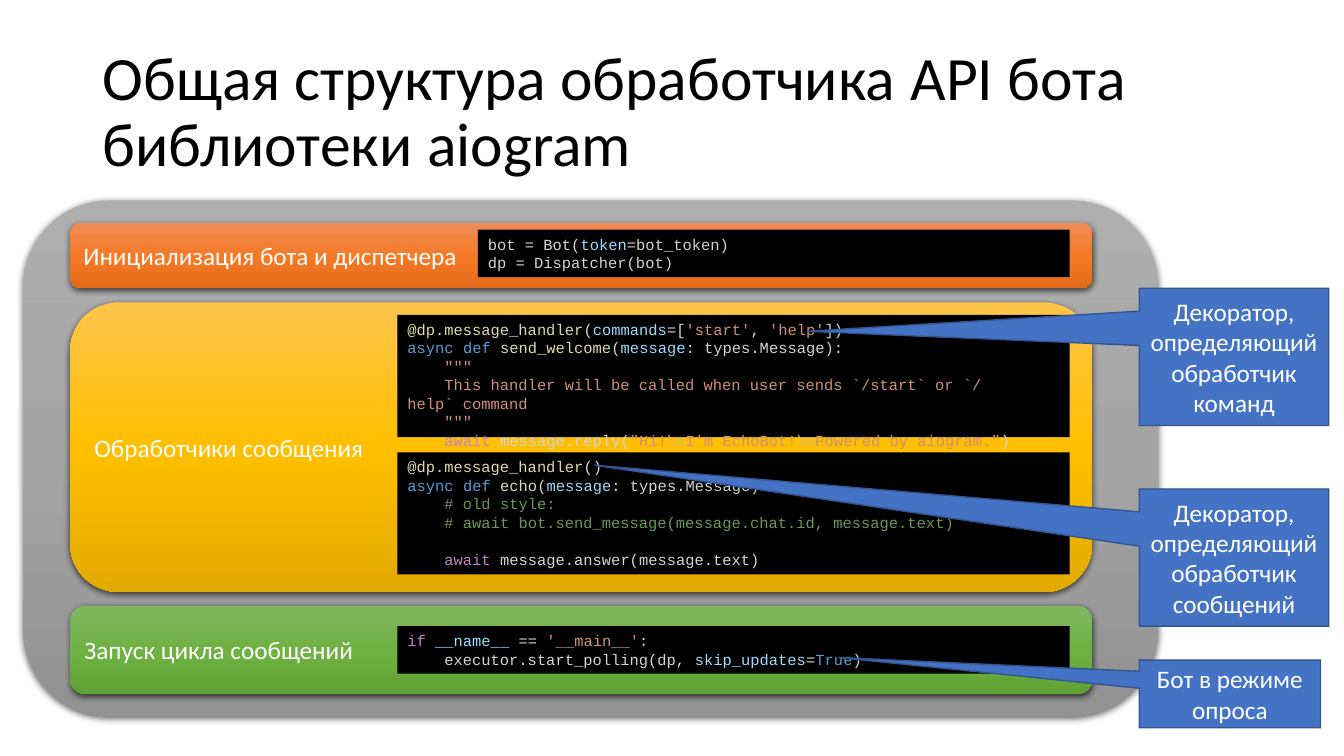
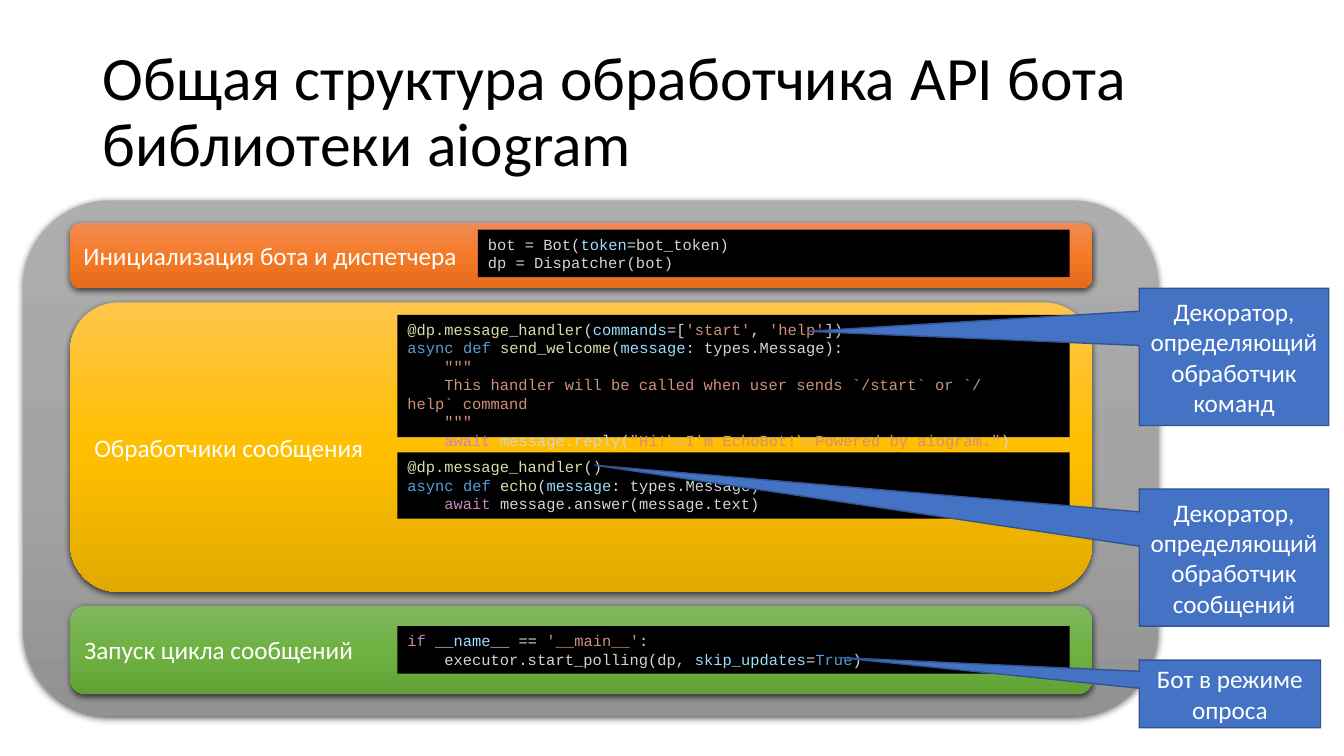
Before and after one commit to paveltsytovich/telegram-course, a slide deck: slide 249 of Presentation/Разработка ботов для телеграмм на Python.pptx. Drawn at 1344x756 pixels with LibreOffice and Linux fonts; fonts in the diff are those of the drawing. Boxes give left, top, right and bottom in pixels: in the first picture for what was removed or moved away, otherwise in the second. Text is boxed around its words. In the diff, an @@ line names an element or a change of style, - is before the commit and + after.

```diff
--- a/Presentation/Разработка ботов для телеграмм на Python.pptx
+++ b/Presentation/Разработка ботов для телеграмм на Python.pptx
@@ rectangle "@dp.message_handler()": place and size @@
-rectangle "@dp.message_handler()" at (397,453,1070,575)
+rectangle "@dp.message_handler()" at (397,453,1070,519)
@@ text in rectangle at (463,498,953,531): paragraphs removed @@
-# old style:
-# await bot.send_message(message.chat.id, message.text)
```
Also in this commit, not shown: 1 other slide changed, 3 slides added.
